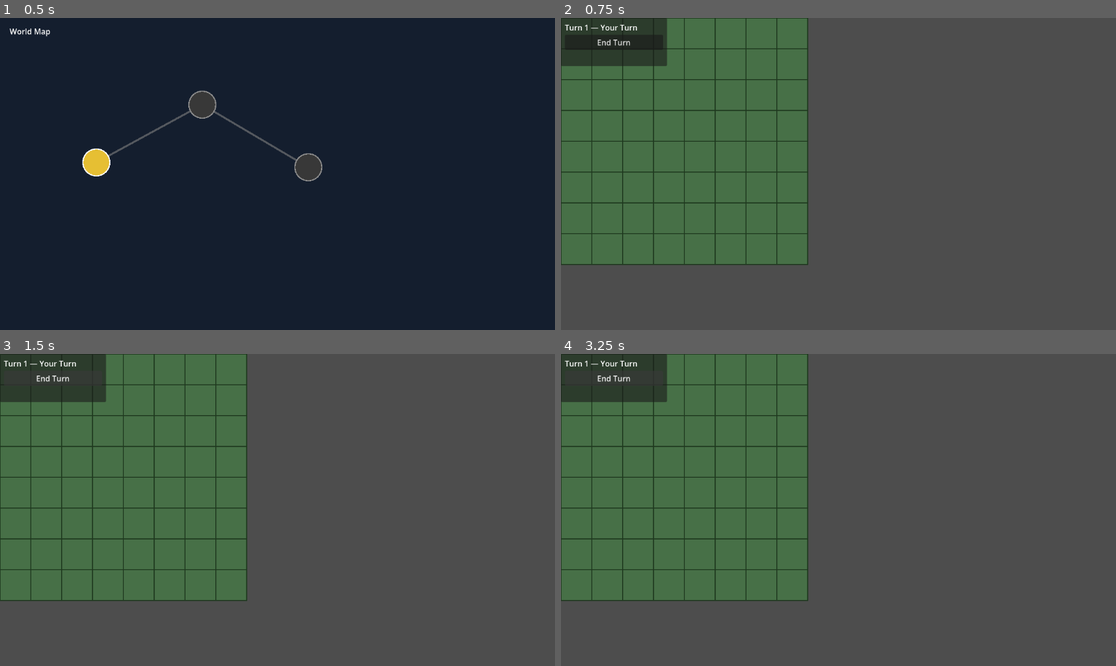
Above: before the commit, frames 1-4 (two rows, left to right).
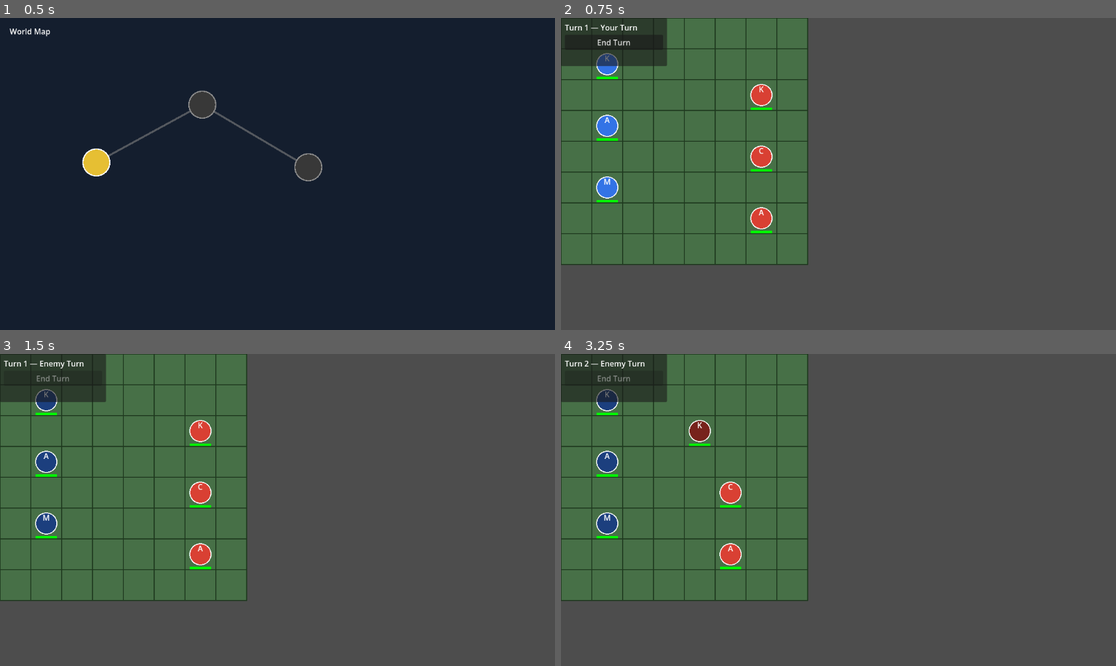
Above: after the commit, the same moments.

Repository: PatrikZhong/kgs-feh-like
Game: Godot game, scene res://scenes/overworld/Overworld.tscn
The game is run twice, just before and just after one commit, with the same random seed, the same clock (stepped at 60 frames per second) and the same inputs.
Inputs (mouse positions are in pixels of both pictures, inside the frame that each line leads up to):
- Up to frame 1 (0.5 s): no input
- Up to frame 2 (0.75 s): click (655, 161) at 0.52 s
- Up to frame 3 (1.5 s): click "End Turn" at 1.25 s
- Up to frame 4 (3.25 s): click (616, 378) at 2 s, where only the run before the commit has a clickable "End Turn"; click "End Turn" at 2.75 s

Frame 1 is identical in both runs. In frame 2, 1.6% of the frame differs, in the area x 6-39%, y 11-70%; in frame 3, 1.6%; in frame 4, 1.7%, in the area x 4-33%, y 2-70%.
Error before the commit: Parse Error: Cannot infer the type of "dist" variable because the value doesn't have a set type. (res://scripts/battle/BattleMap.gd:181)

Commit message:
Rework attack UX: single drag gesture for move-and-attack
On drag start, show movement range (blue) and the full extended attack
range (orange = all tiles attackable from any movement cell).

Drop on blue tile  -> move only, end turn.
Drop on orange tile with enemy -> auto-pick the nearest reachable cell
  that can reach the target, move there, attack, end turn.
Drop elsewhere -> cancel.

Removes the two-phase AWAITING_ATTACK state entirely.

Diff:
--- a/scripts/battle/BattleMap.gd
+++ b/scripts/battle/BattleMap.gd
@@ -6,24 +6,16 @@
 const ARCHER_DATA  := preload("res://resources/units/ArcherData.tres")
 const MAGE_DATA    := preload("res://resources/units/MageData.tres")
 
-enum InputState { IDLE, DRAGGING, AWAITING_ATTACK }
-
 ## All units on the map.
 var units: Array[Unit] = []
 var player_units: Array[Unit] = []
 var enemy_units: Array[Unit] = []
 
-# Input state
-var _input_state: InputState = InputState.IDLE
-
 # Drag state
 var _dragged_unit: Unit = null
 var _original_cell: Vector2i = Vector2i.ZERO
 var _reachable_cells: Array[Vector2i] = []
-
-# Attack state (after landing)
-var _attacking_unit: Unit = null
-var _attack_cells: Array[Vector2i] = []
+var _extended_attack_cells: Array[Vector2i] = []  # orange: attackable from any move cell
 
 @onready var grid_mgr: GridManager = $GridManager
 @onready var highlight_lyr: HighlightLayer = $HighlightLayer
@@ -38,11 +30,9 @@
 # ---------------------------------------------------------------------------
 
 func _place_test_units() -> void:
-	# Player side (left)
 	_spawn(KNIGHT_DATA,  Vector2i(1, 1), true)
 	_spawn(ARCHER_DATA,  Vector2i(1, 3), true)
 	_spawn(MAGE_DATA,    Vector2i(1, 5), true)
-	# Enemy side (right)
 	_spawn(KNIGHT_DATA,  Vector2i(6, 2), false)
 	_spawn(CAVALRY_DATA, Vector2i(6, 4), false)
 	_spawn(ARCHER_DATA,  Vector2i(6, 6), false)
@@ -70,13 +60,6 @@
 	if TurnManager.current_state != TurnManager.State.PLAYER_TURN:
 		return
 
-	if _input_state == InputState.AWAITING_ATTACK:
-		if event is InputEventMouseButton \
-				and event.button_index == MOUSE_BUTTON_LEFT \
-				and event.pressed:
-			_handle_attack_click(get_global_mouse_position())
-		return
-
 	if event is InputEventMouseButton and event.button_index == MOUSE_BUTTON_LEFT:
 		if event.pressed:
 			_begin_drag(get_global_mouse_position())
@@ -98,7 +81,6 @@
 
 	_dragged_unit = unit
 	_original_cell = unit.grid_cell
-	_input_state = InputState.DRAGGING
 
 	var ally_cells: Array = []
 	for u in player_units:
@@ -106,82 +88,101 @@
 			ally_cells.append(u.grid_cell)
 
 	_reachable_cells = grid_mgr.get_reachable_cells(
-		unit.grid_cell,
-		unit.data.move_range,
-		unit.data.can_jump_allies,
-		ally_cells
+		unit.grid_cell, unit.data.move_range, unit.data.can_jump_allies, ally_cells
 	)
-
-	var atk_cells := _get_attack_range(unit.grid_cell, unit.attack_range)
-	highlight_lyr.show_move_and_attack(_reachable_cells, atk_cells)
+	_extended_attack_cells = _get_extended_attack_cells(_reachable_cells, unit.attack_range)
+
+	highlight_lyr.show_move_and_attack(_reachable_cells, _extended_attack_cells)
 	unit.start_drag()
 
 func _end_drag(world_pos: Vector2) -> void:
 	if not _dragged_unit:
 		return
 
-	var target_cell := grid_mgr.world_to_grid(world_pos)
-
-	var is_valid := (
-		target_cell in _reachable_cells
-		and target_cell != _original_cell
-		and get_unit_at(target_cell) == null
-	)
-
-	_dragged_unit.end_drag()
-
-	if is_valid:
-		_commit_move(_dragged_unit, target_cell)
+	var drop_cell := grid_mgr.world_to_grid(world_pos)
+	var unit := _dragged_unit
+	_dragged_unit = null
+
+	unit.end_drag()
+	highlight_lyr.clear()
+
+	var occupant := get_unit_at(drop_cell)
+	var cell_free := occupant == null or occupant == unit
+
+	# — Drop on a movement tile: just move —
+	if drop_cell in _reachable_cells and drop_cell != _original_cell and cell_free:
+		_commit_move(unit, drop_cell)
+		TurnManager.end_player_turn()
+
+	# — Drop on an attack tile with an enemy: move to best position and attack —
+	elif drop_cell in _extended_attack_cells:
+		var target := get_unit_at(drop_cell)
+		if target and not target.is_player_unit:
+			var best_cell := _find_best_attacker_cell(
+				_original_cell, drop_cell, _reachable_cells, unit.attack_range
+			)
+			_commit_move(unit, best_cell)
+			perform_combat(unit, target)
+			TurnManager.end_player_turn()
+		else:
+			# Orange cell but no enemy — cancel
+			unit.position = grid_mgr.grid_to_world(_original_cell)
+
+	# — Anything else: cancel —
 	else:
-		highlight_lyr.clear()
-		_dragged_unit.position = grid_mgr.grid_to_world(_original_cell)
-		_input_state = InputState.IDLE
-
-	_dragged_unit = null
+		unit.position = grid_mgr.grid_to_world(_original_cell)
+
 	_reachable_cells = []
+	_extended_attack_cells = []
 
 func _commit_move(unit: Unit, cell: Vector2i) -> void:
 	grid_mgr.set_cell_solid(_original_cell, false)
 	grid_mgr.set_cell_solid(cell, true)
-
 	unit.grid_cell = cell
 	var tween := create_tween()
 	tween.tween_property(unit, "position", grid_mgr.grid_to_world(cell), 0.10)
 	unit.set_moved()
 
-	# Show attack range from new position and wait for player to choose a target
-	_attack_cells = _get_attack_range(cell, unit.attack_range)
-	_attacking_unit = unit
-	_input_state = InputState.AWAITING_ATTACK
-	highlight_lyr.show_attack_only(_attack_cells)
-
-# ---------------------------------------------------------------------------
-# Attack selection
-# ---------------------------------------------------------------------------
-
-func _handle_attack_click(world_pos: Vector2) -> void:
-	var cell := grid_mgr.world_to_grid(world_pos)
-	highlight_lyr.clear()
-
-	if cell in _attack_cells:
-		var target := get_unit_at(cell)
-		if target and not target.is_player_unit:
-			perform_combat(_attacking_unit, target)
-
-	_attacking_unit = null
-	_attack_cells = []
-	_input_state = InputState.IDLE
-	TurnManager.end_player_turn()
-
-func _get_attack_range(from: Vector2i, atk_range: int) -> Array[Vector2i]:
-	var cells: Array[Vector2i] = []
-	for y in range(grid_mgr.GRID_HEIGHT):
-		for x in range(grid_mgr.GRID_WIDTH):
-			var cell := Vector2i(x, y)
-			var dist := abs(cell.x - from.x) + abs(cell.y - from.y)
-			if dist >= 1 and dist <= atk_range:
-				cells.append(cell)
-	return cells
+# ---------------------------------------------------------------------------
+# Attack helpers
+# ---------------------------------------------------------------------------
+
+## All tiles reachable via attack from any movement cell, excluding the move
+## cells themselves (those are shown in blue).
+func _get_extended_attack_cells(reachable: Array[Vector2i], atk_range: int) -> Array[Vector2i]:
+	var seen: Dictionary = {}
+	for move_cell in reachable:
+		for dy in range(-atk_range, atk_range + 1):
+			for dx in range(-atk_range, atk_range + 1):
+				var dist: int = abs(dx) + abs(dy)
+				if dist < 1 or dist > atk_range:
+					continue
+				var cell := move_cell + Vector2i(dx, dy)
+				if grid_mgr.is_in_bounds(cell) and cell not in reachable:
+					seen[cell] = true
+	var result: Array[Vector2i] = []
+	for cell in seen:
+		result.append(cell)
+	return result
+
+## Reachable cell closest to `from` that is within `atk_range` of `target`.
+## Minimises movement so the unit travels the shortest path to attack.
+func _find_best_attacker_cell(
+		from: Vector2i,
+		target: Vector2i,
+		reachable: Array[Vector2i],
+		atk_range: int) -> Vector2i:
+
+	var best_cell := from
+	var best_dist := INF
+	for cell in reachable:
+		var to_target: int = abs(cell.x - target.x) + abs(cell.y - target.y)
+		if to_target <= atk_range:
+			var from_start: int = abs(cell.x - from.x) + abs(cell.y - from.y)
+			if from_start < best_dist:
+				best_dist = from_start
+				best_cell = cell
+	return best_cell
 
 # ---------------------------------------------------------------------------
 # Combat (public so EnemyAI can call it)
